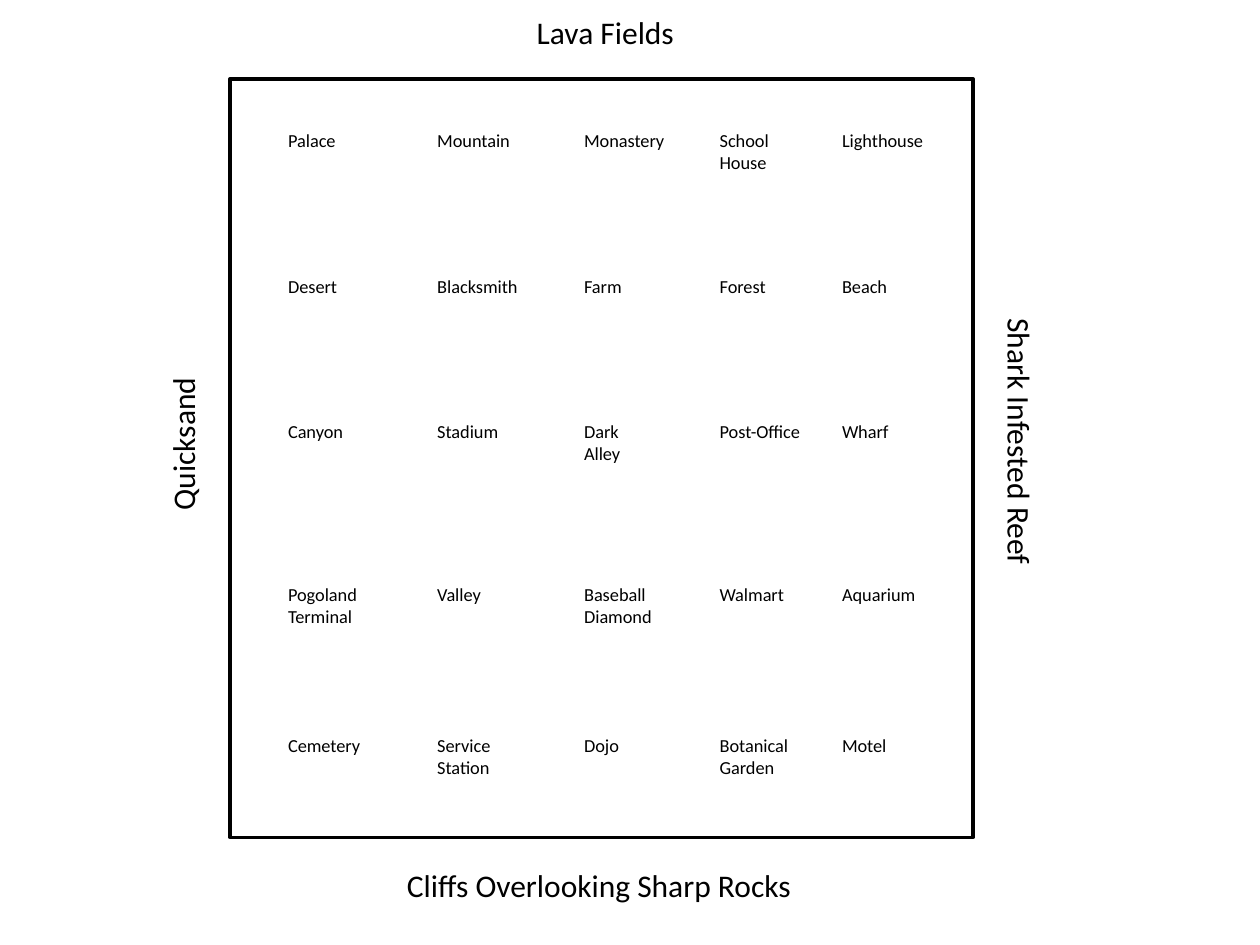
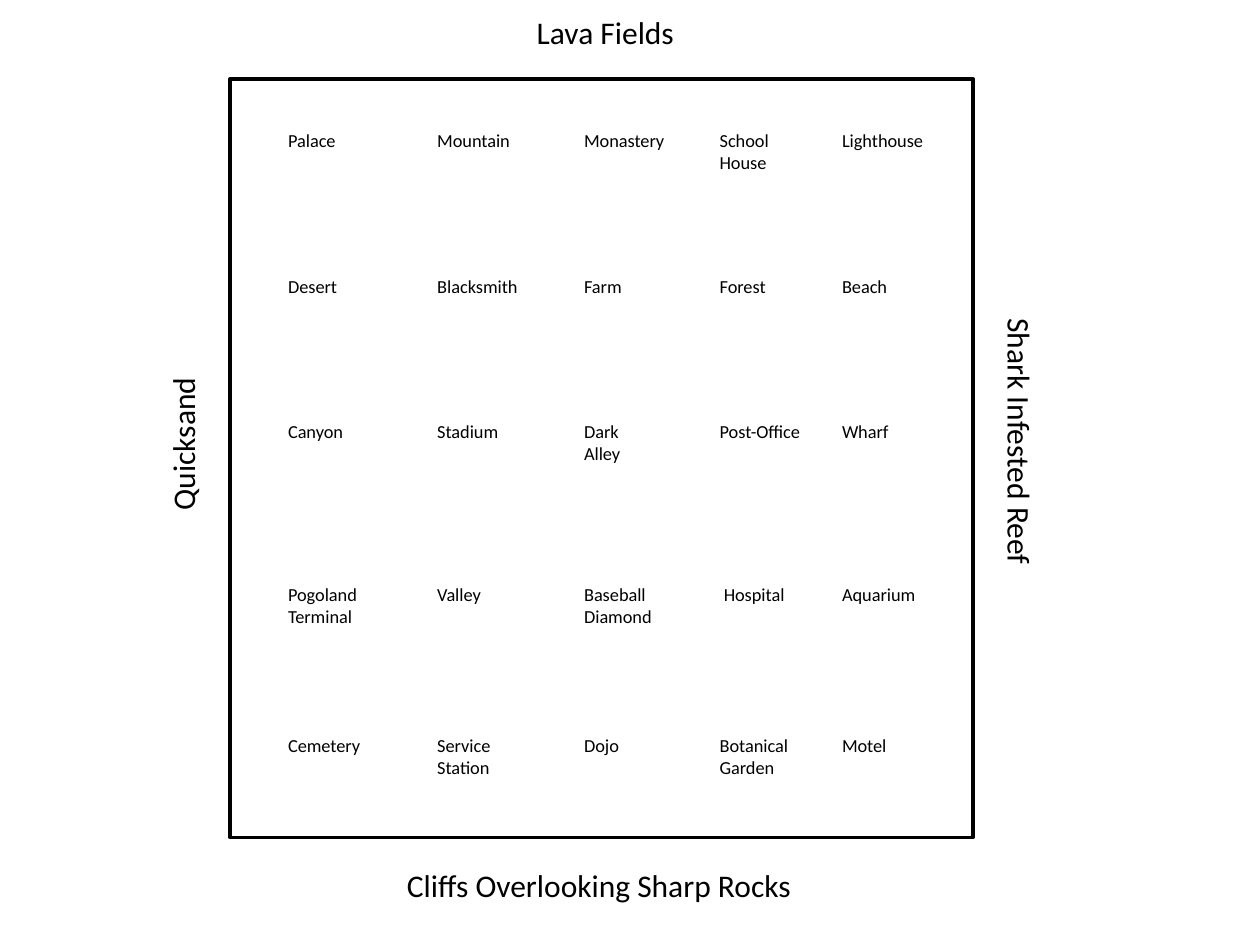
Before and after one commit to sussman/pogoman-go, a slide deck: slide 6 of diagrams.pptx. Drawn at 1260x945 pixels with LibreOffice and Linux fonts; fonts in the diff are those of the drawing. Boxes give left, top, right and bottom in pixels: in the first picture for what was removed or moved away, otherwise in the second. Text is boxed around its words. In the diff, an @@ line names an element or a change of style, - is before the commit and + after.

Commit message:
replaced pogoland walmart with hospital

```diff
--- a/diagrams.pptx
+++ b/diagrams.pptx
@@ text at [724,588,785,604]: text changed @@
-Walmart
+Hospital
```
Also in this commit, not shown: 1 other slide changed, 2 other files.
